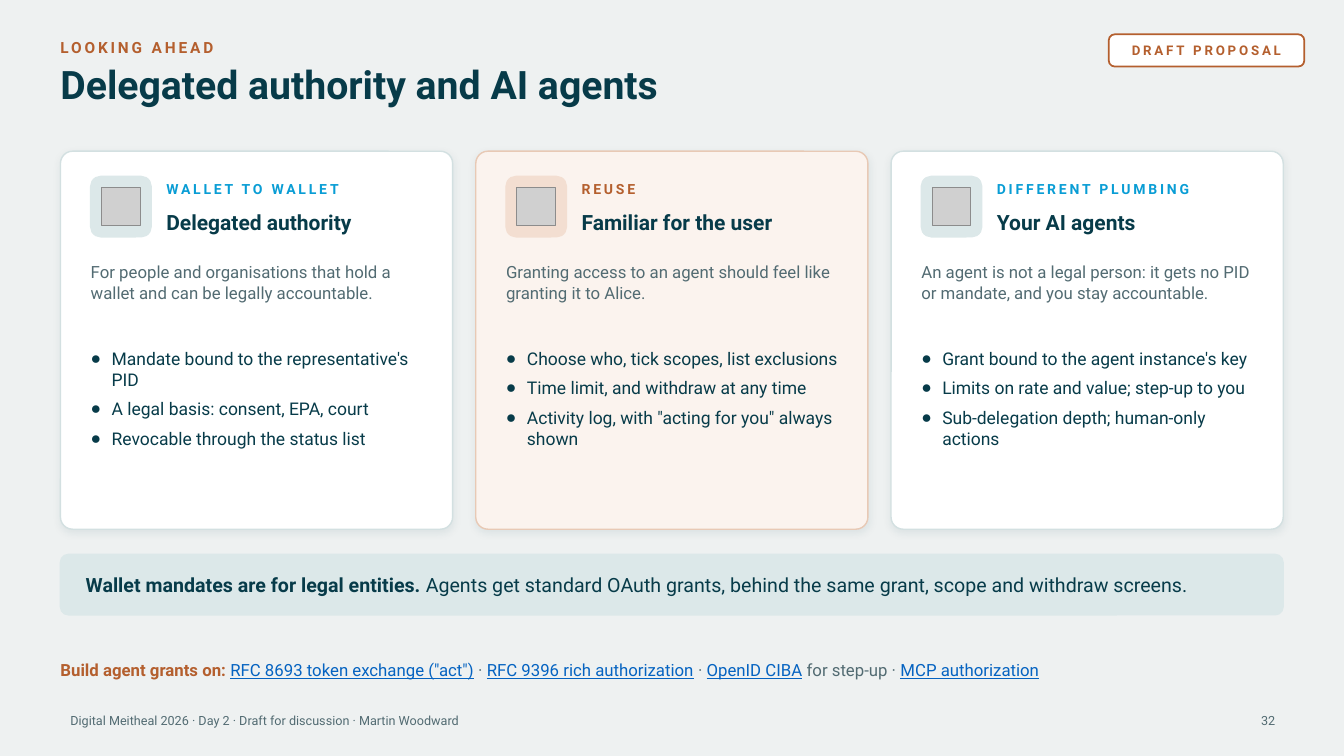
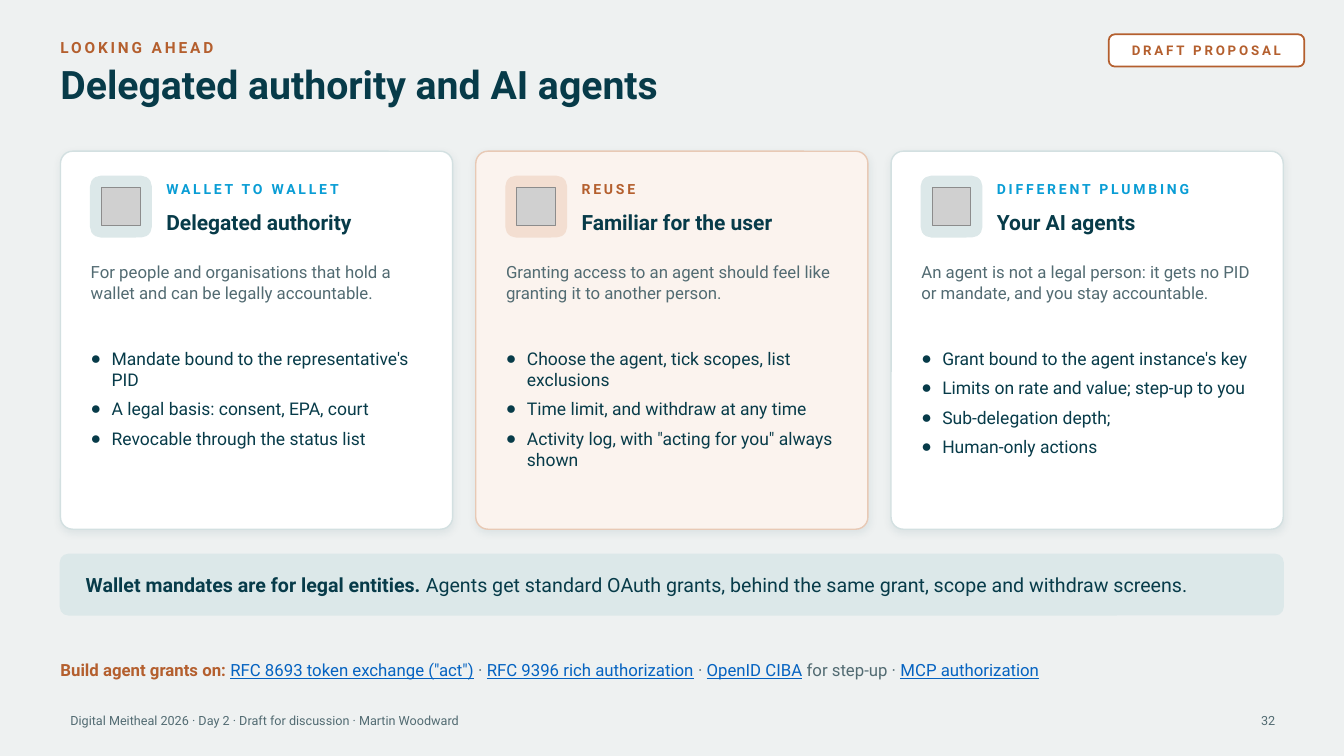
Before and after one commit to martinwoodward/meitheal26, a slide deck: slide 32 of delegated-authority/Digital-Wallets-Delegated-Authority-Meitheal-2026.pptx. Drawn at 1344x756 pixels with LibreOffice and Linux fonts; fonts in the diff are those of the drawing; grey boxes stand for pictures. Boxes give left, top, right and bottom in pixels: in the first picture for what was removed or moved away, otherwise in the second. Text is boxed around its words. In the diff, an @@ line names an element or a change of style, - is before the commit and + after.

```diff
--- a/delegated-authority/Digital-Wallets-Delegated-Authority-Meitheal-2026.pptx
+++ b/delegated-authority/Digital-Wallets-Delegated-Authority-Meitheal-2026.pptx
@@ text at box(506, 265, 830, 303): text changed @@
-Granting access to an agent should feel like granting it to Alice.
+Granting access to an agent should feel like granting it to another person.
@@ text at box(527, 352, 790, 386): text changed @@
-● Choose who, tick scopes, list exclusions
+● Choose the agent, tick scopes, list exclusions
@@ text at box(942, 440, 1097, 457): text changed @@
-● Sub-delegation depth; human-only actions
+● Sub-delegation depth;
+● Human-only actions
```
Also in this commit, not shown: 7 other slides changed, 2 other files.
